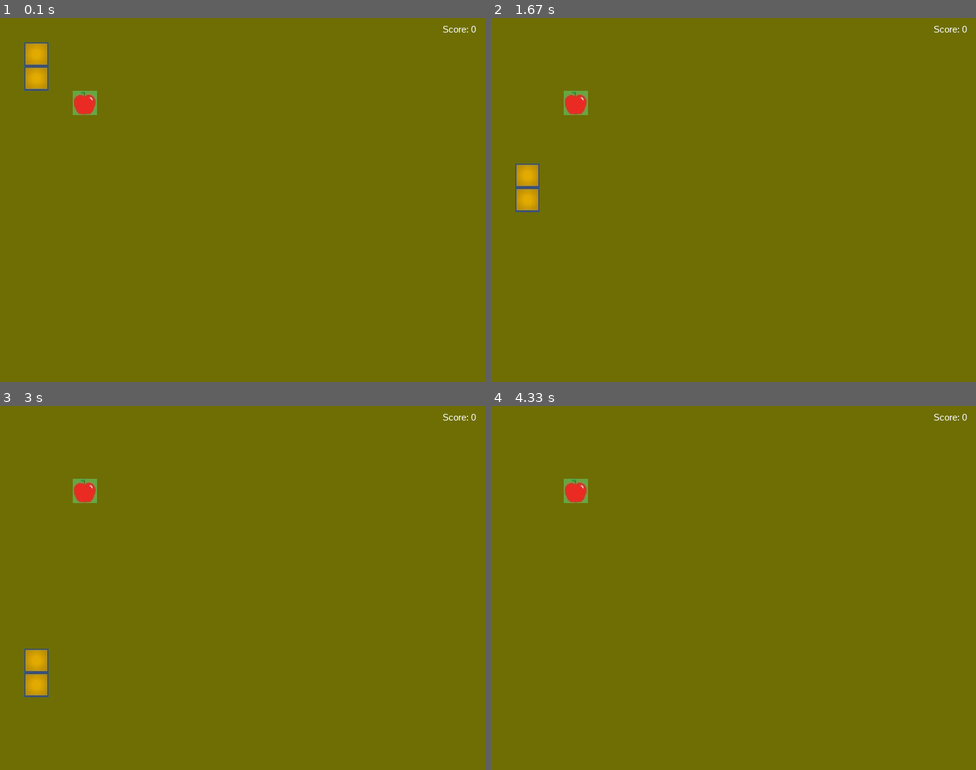
Above: before the commit, frames 1-4 (two rows, left to right).
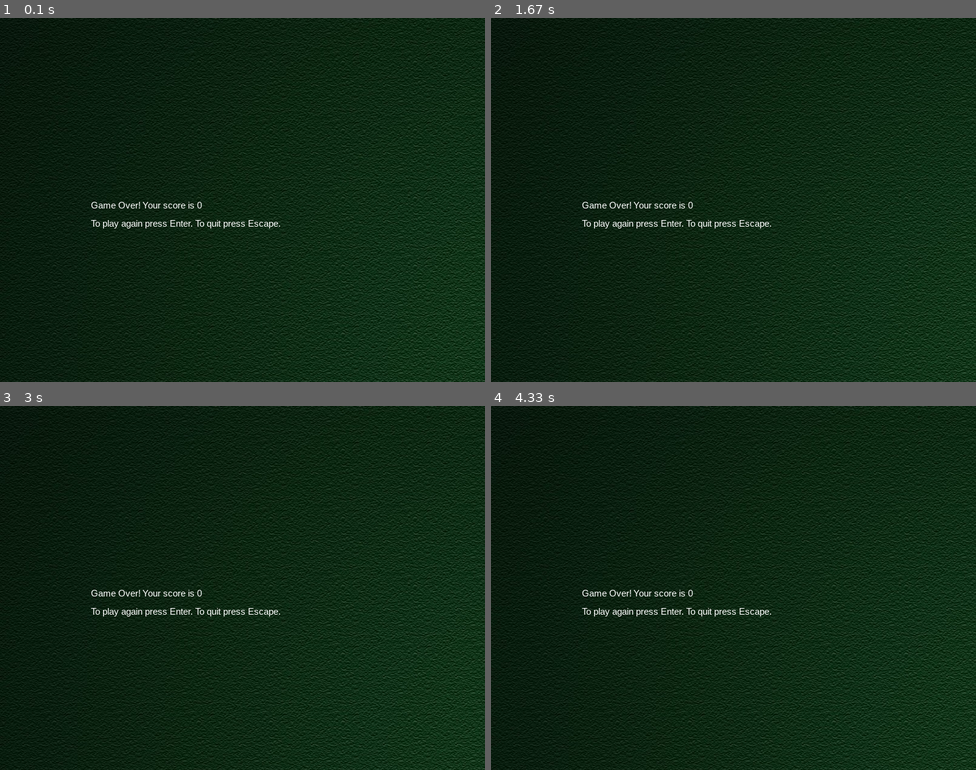
Above: after the commit, the same moments.

Repository: rangga-prangwedana/snake-pygame-fcc
Game: pygame game, started from main.py
Two runs of this game, one before a commit and one after it. Both use one fixed random seed, a clock stepped at 60 frames per second and the inputs below.
Inputs:
- Up to frame 1 (0.1 s): no input
- Up to frame 2 (1.67 s): tap Enter at 0.33 s
- Up to frame 3 (3 s): no input
- Up to frame 4 (4.33 s): no input

The runs differ from the first frame. In frame 1, 100% of the frame differs, in the area x 0-100%, y 0-100%; in frame 2, 100%; in frame 3, 100%; in frame 4, 100%.

Commit message:
Everything else but the sound works

Diff:
--- a/main.py
+++ b/main.py
@@ -43,8 +43,6 @@
             self.y.append(-1)
 
         def draw(self):
-            self.parent_screen.fill(BACKGROUND_COLOR)
-
             for i in range(self.length):
                 self.parent_screen.blit(self.block, (self.x[i], self.y[i]))
 
@@ -82,8 +80,15 @@
 class Game:
         def __init__(self):
             pygame.init()
+
+            # Set text on the window bars
+            pygame.display.set_caption("Belajar Programming yuk Din :D")
+
+            # Sound
+            pygame.mixer.init()
+            # self.play_bgm()
+            self.snake_slow = 0.3
             self.surface = pygame.display.set_mode((800,600))
-            self.surface.fill(BACKGROUND_COLOR)
             self.snake = Snake(self.surface, 2)
             self.snake.draw()
             self.apple = Apple(self.surface)
@@ -96,35 +101,61 @@
                     return True
             return False
 
+        def play_sound(self, sound):
+            # Create function for playing sound effect
+            sound = pygame.mixer.Sound(f"resources/{sound}.mp3")
+            pygame.mixer.Sound.play(sound)
+
+        def play_bgm(self):
+            # Playing bgm
+            pygame.mixer.music.load('resources/bg_music_1.mp3')
+            pygame.mixer.music.play(-1, 0)
+
+        def render_background(self):
+            bg = pygame.image.load("resources/background.jpg")
+            self.surface.blit(bg, (0, 0))
+
         def play(self):
+             self.render_background()
              self.snake.walk()
              self.apple.draw()
              self.display_score()
              pygame.display.flip()
 
              # Check if collision occur with apple
-             if self.is_collision(self.snake.x[0], self.snake.y[0], self.apple.x, self.apple.y):
-                 self.snake.increase_length()
-                 self.apple.move()
+             for i in range(self.snake.length):
+                 if self.is_collision(self.snake.x[i], self.snake.y[i], self.apple.x, self.apple.y):
+                     # self.play_sound("ding")
+                     self.snake_slow -= 0.01
+                     self.snake.increase_length()
+                     self.apple.move()
 
              # Check if snake is colliding with itself
              for i in range(3, self.snake.length):
                  if self.is_collision(self.snake.x[0], self.snake.y[0], self.snake.x[i], self.snake.y[i]):
+                     #self.play_sound("crash")
                      raise "Game over"
 
+             # Check if snake is colliding with boundaries
+             if self.is_collision(0 <= self.snake.x[0] <= 800 and 0 <= self.snake.y[0] <= 600):
+                 raise "Crashed the boundaries"
+
+
         def show_game_over(self):
-            self.surface.fill(BACKGROUND_COLOR)
+            self.render_background()
             font = pygame.font.SysFont('arial', 15)
             line1 = font.render(f"Game Over! Your score is {self.snake.length - 2}", True, FONT_COLOR)
             self.surface.blit(line1, (150, 300))
             line2 = font.render(f"To play again press Enter. To quit press Escape.", True, FONT_COLOR)
             self.surface.blit(line2, (150, 330))
             pygame.display.flip()
+            pygame.mixer.music.pause()
 
         def reset(self):
             # Resetting the game
             self.snake = Snake(self.surface, 2)
             self.apple = Apple(self.surface)
+            self.snake_slow = 0.3
 
         def display_score(self):
             font = pygame.font.SysFont('arial', 15)
@@ -145,6 +176,7 @@
                         # Restart key is Enter
                         if event.key == K_RETURN:
                             pause = False
+                            pygame.mixer.music.unpause()
 
                         if not pause:
                             # Movement keys is movement arrow
@@ -173,7 +205,7 @@
                     pause = True
                     self.reset()
 
-                time.sleep(0.3)
+                time.sleep(self.snake_slow)
 
 if __name__ == "__main__":
     game = Game()
